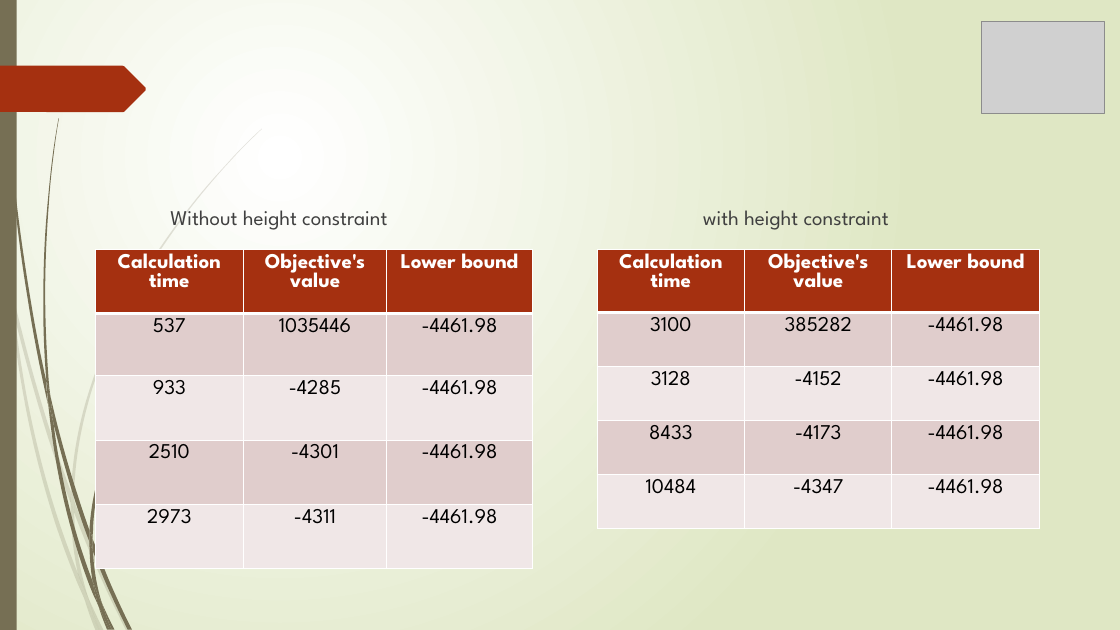
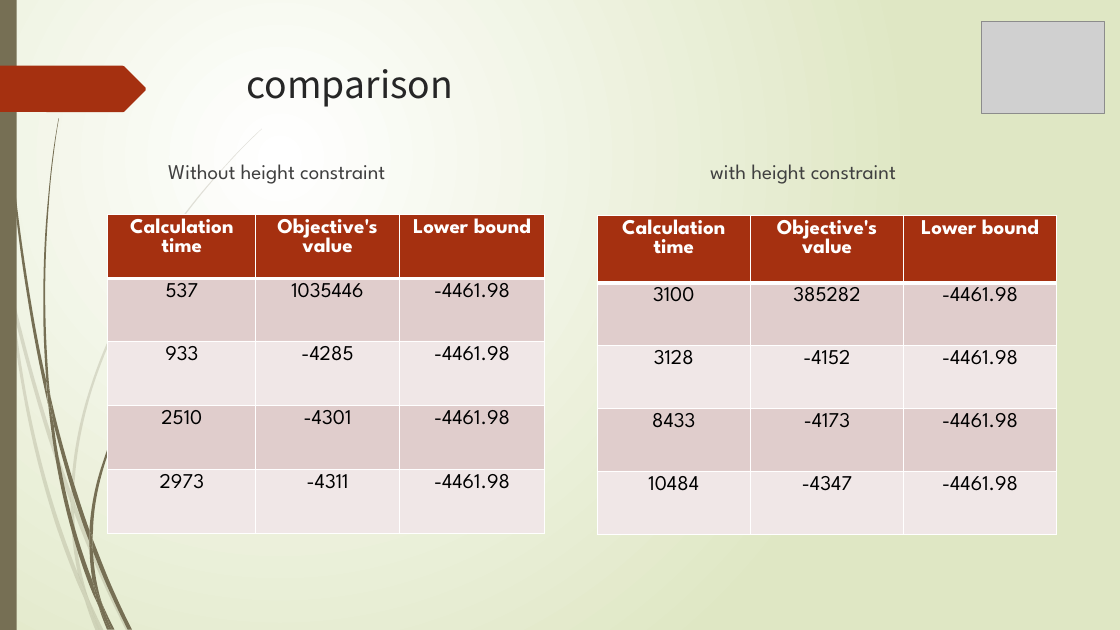
Before and after one commit to r-kurosu/kline_new, a slide deck: slide 22 of 中間報告.pptx. Drawn at 1120x630 pixels with LibreOffice and Linux fonts; fonts in the diff are those of the drawing; grey boxes stand for pictures. Boxes give left, top, right and bottom in pixels: in the first picture for what was removed or moved away, otherwise in the second. Text is boxed around its words. In the diff, an @@ line names an element or a change of style, - is before the commit and + after.

```diff
--- a/中間報告.pptx
+++ b/中間報告.pptx
@@ title added at (247, 69, 454, 107), 32 pt, text #262626 @@
+comparison
@@ text "Without height constraint": place and size @@
-text "Without height constraint" at (170, 210, 387, 230)
+text "Without height constraint" at (168, 164, 385, 184)
@@ text "with height constraint": place and size @@
-text "with height constraint" at (703, 210, 889, 230)
+text "with height constraint" at (710, 164, 896, 184)
@@ table: place and size @@
-table at (96, 250, 533, 569)
+table at (108, 215, 544, 534)
@@ table: place and size @@
-table at (597, 250, 1038, 548)
+table at (597, 216, 1056, 535)
```
Also in this commit, not shown: 8 other slides changed.
